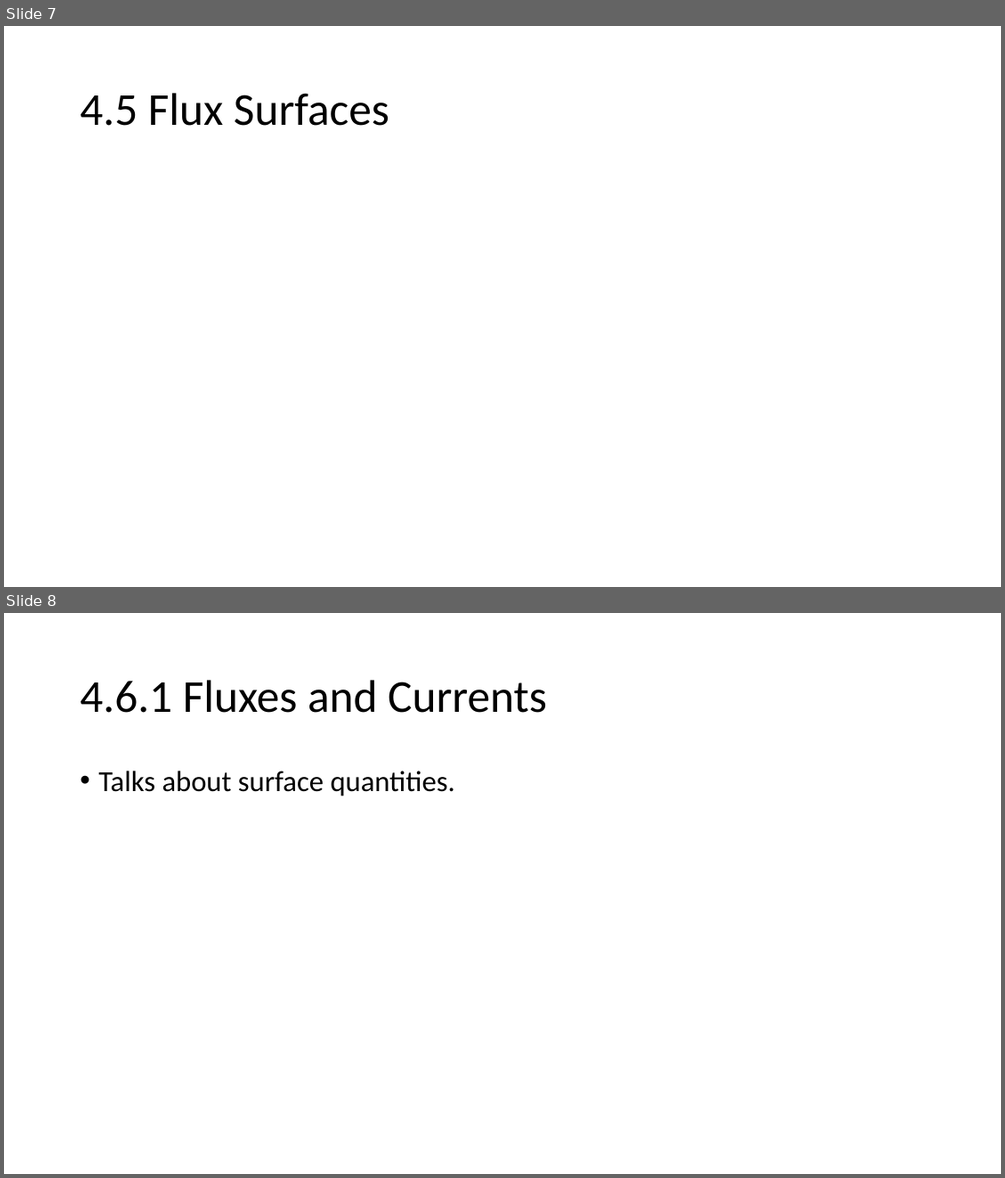
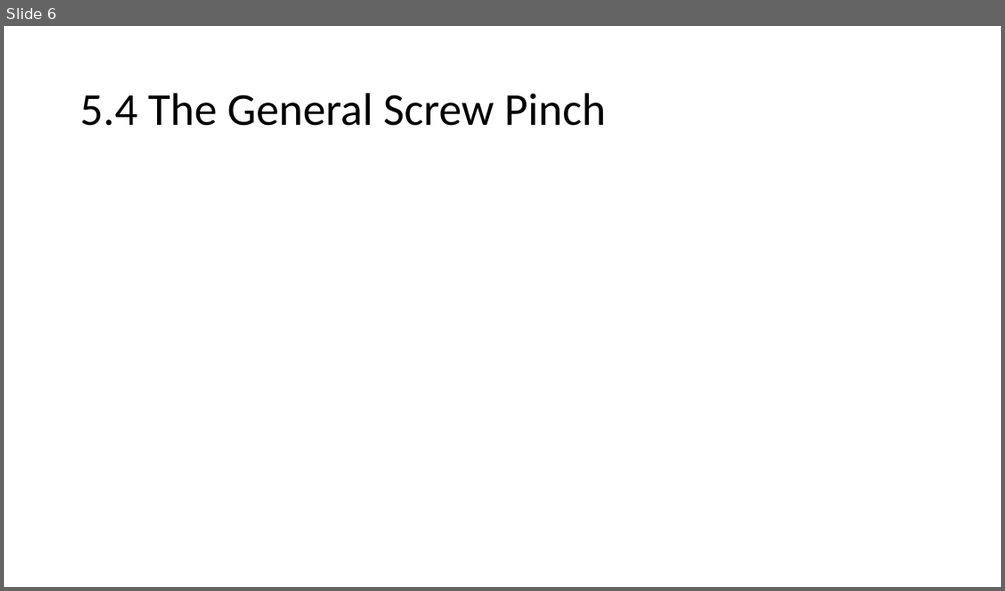
Before and after one commit to bartlettnbb2/academia, a slide deck: Presentations/IdealMHD_ch5.pptx. Shown one above the other, each under a label of ours: slides 7 and 8 before the commit, slide 6 after it. The pictures are 1005x1178 and 1005x591 pixels, drawn with LibreOffice and Linux fonts; fonts in the diff are those of the drawing; grey boxes stand for pictures. Boxes give left, top, right and bottom in pixels: in the first picture for what was removed or moved away, otherwise in the second. Text is boxed around its words. In the diff, an @@ line names an element or a change of style, - is before the commit and + after.

```diff
--- a/Presentations/IdealMHD_ch5.pptx
+++ b/Presentations/IdealMHD_ch5.pptx
@@ slide 8 removed at box(4, 613, 1001, 1174), background #FFFFFF @@
@@ title removed at box(80, 680, 547, 713) @@
-4.6.1 Fluxes and Currents
@@ text removed at box(98, 771, 455, 796) @@
-• Talks about surface quantities.
@@ what was slide 7 is now slide 6 @@
@@ slide 6 changed as well @@
@@ title at box(80, 93, 606, 126): text changed @@
-4.5 Flux Surfaces
+5.4 The General Screw Pinch
```
Also in this commit, not shown: 4 other slides changed, 2 slides added, 7 other slides removed.
